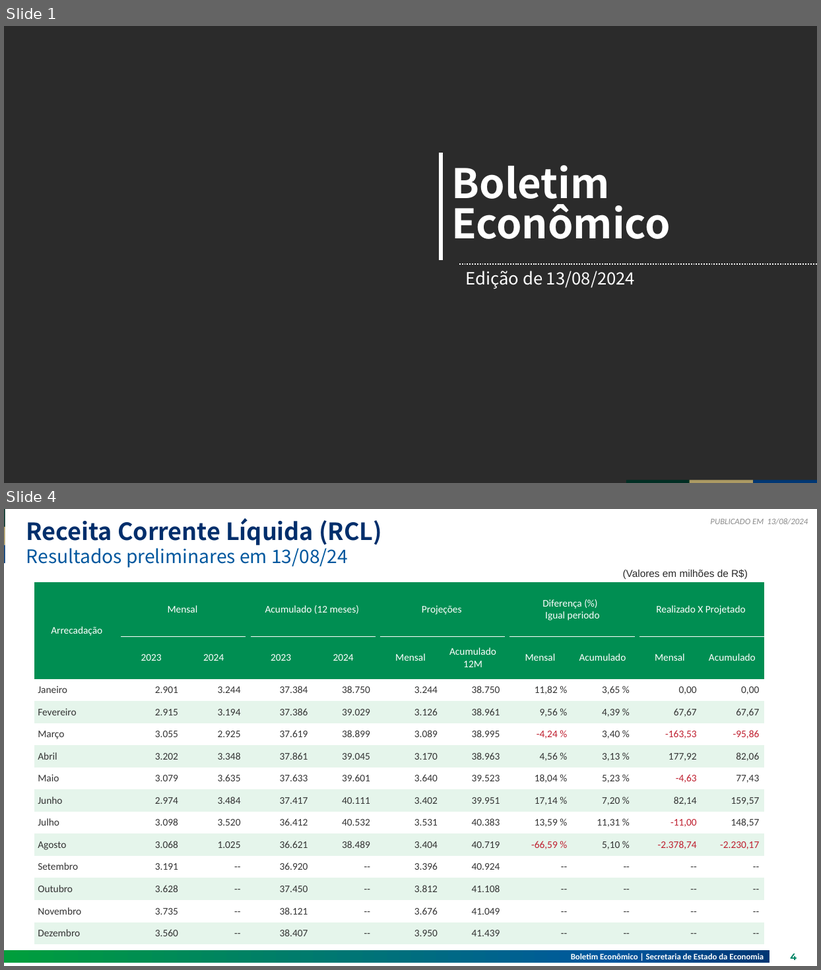
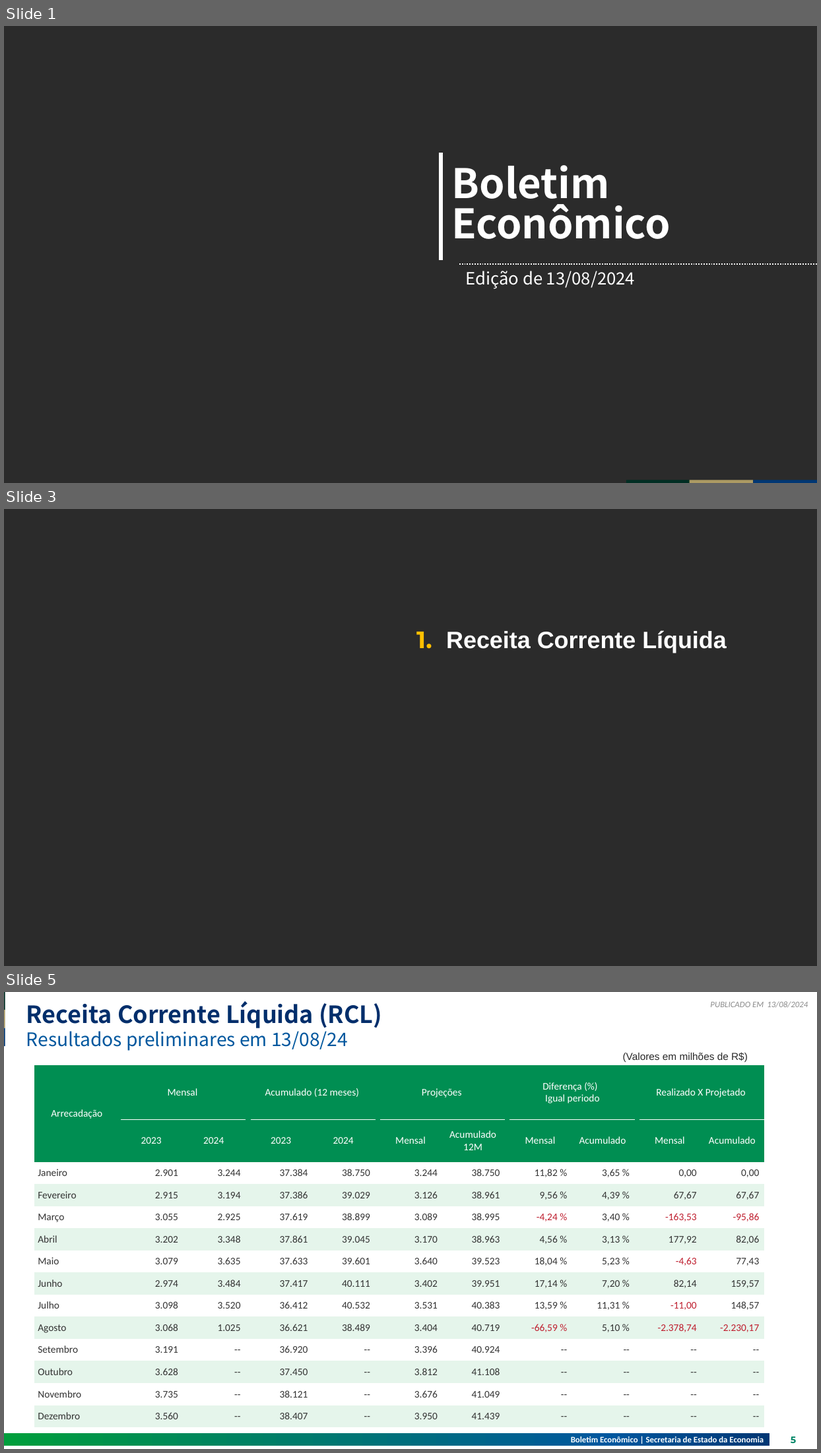
Before and after one commit to raphaellima1/Relatorio_receita, a slide deck: 2024-08-13V2.pptx. Shown one above the other, each under a label of ours: slides 1 and 4 before the commit, slides 1, 3 and 5 after it; the slides between them are not shown. The pictures are 821x970 and 821x1453 pixels, drawn with LibreOffice and Linux fonts; fonts in the diff are those of the drawing; background and template pictures are left out; a plain dark background stands for a picture behind light text. Boxes give left, top, right and bottom in pixels: in the first picture for what was removed or moved away, otherwise in the second. Text is boxed around its words. In the diff, an @@ line names an element or a change of style, - is before the commit and + after.

```diff
--- a/2024-08-13V2.pptx
+++ b/2024-08-13V2.pptx
@@ slide 3 added at box(4, 509, 817, 966), background picture (left out) @@
@@ subtitle added at box(416, 632, 432, 649), 28 pt, text #FFC000, bold @@
+1.
@@ title added at box(446, 630, 727, 653), 28 pt, text #FFFFFF, bold @@
+Receita Corrente Líquida
@@ what was slide 4 is now slide 5 @@
@@ page number at box(791, 1437, 796, 1443): text changed @@
-4
+5
```
Also in this commit, not shown: 2 slides changed, 3 other slides added, 1 slide removed, 4 other files.
